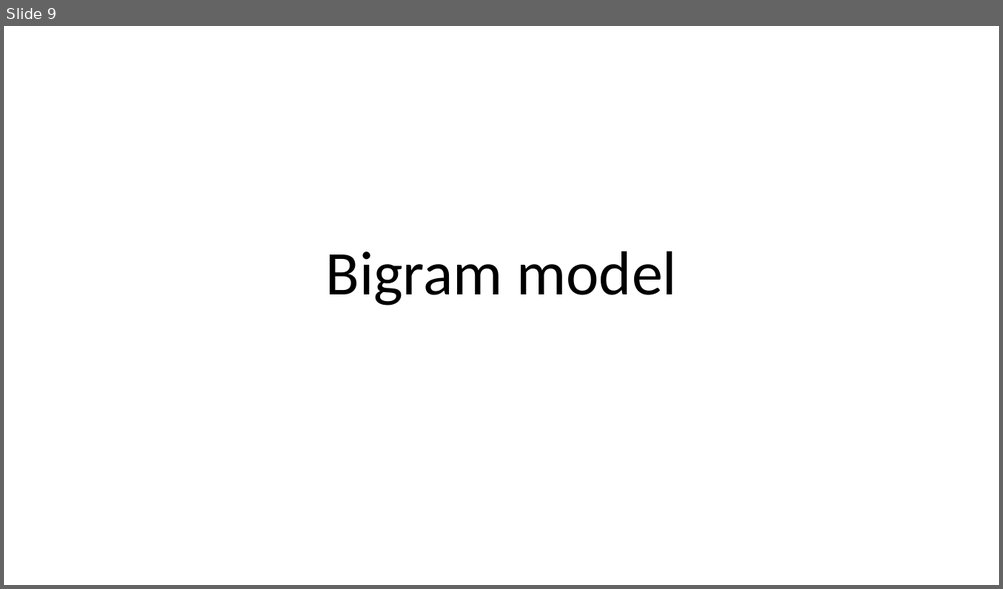
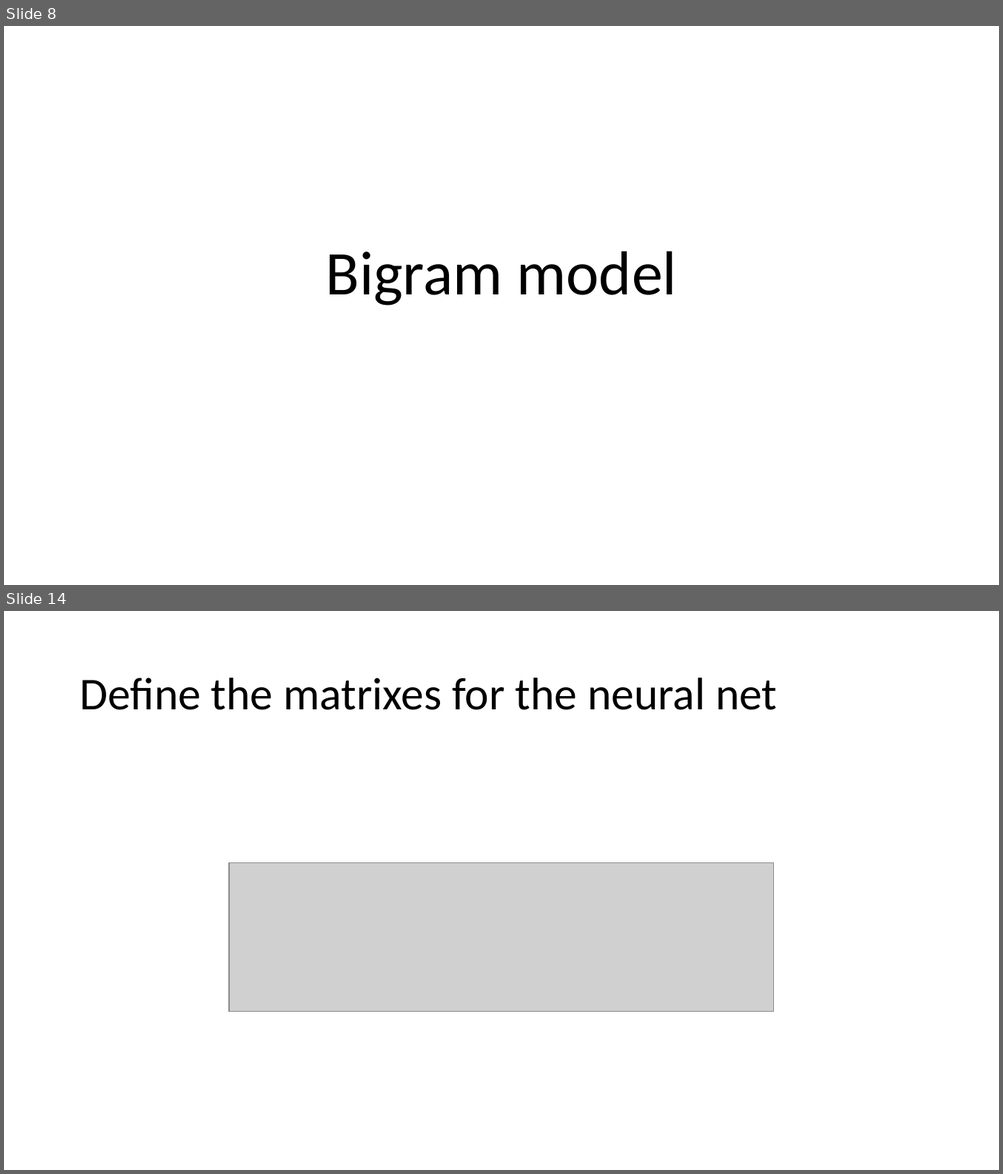
Before and after one commit to bodzio50318/genAiWorkshop, a slide deck: AiDem.pptm. Shown one above the other, each under a label of ours: slide 9 before the commit, slides 8 and 14 after it; the slides between them are not shown. The pictures are 1003x589 and 1003x1174 pixels, drawn with LibreOffice and Linux fonts; fonts in the diff are those of the drawing; grey boxes stand for pictures. Boxes give left, top, right and bottom in pixels: in the first picture for what was removed or moved away, otherwise in the second. Text is boxed around its words. In the diff, an @@ line names an element or a change of style, - is before the commit and + after.

```diff
--- a/AiDem.pptm
+++ b/AiDem.pptm
@@ slide 14 added at (4, 611, 999, 1170), background #FFFFFF @@
@@ title added at (79, 678, 777, 710), 44 pt, text #000000 @@
+Define the matrixes for the neural net
@@ picture added at (229, 863, 774, 1012) @@
@@ what was slide 9 is now slide 8 @@
```
Also in this commit, not shown: 3 slides changed, 6 other slides added, 1 slide removed, 4 other files.
